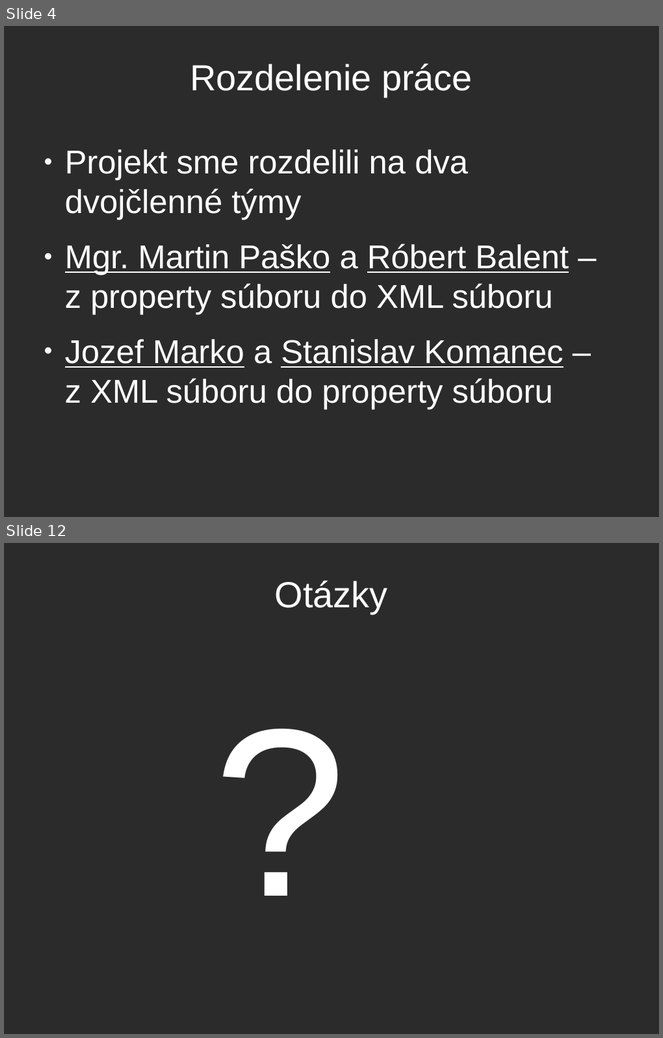
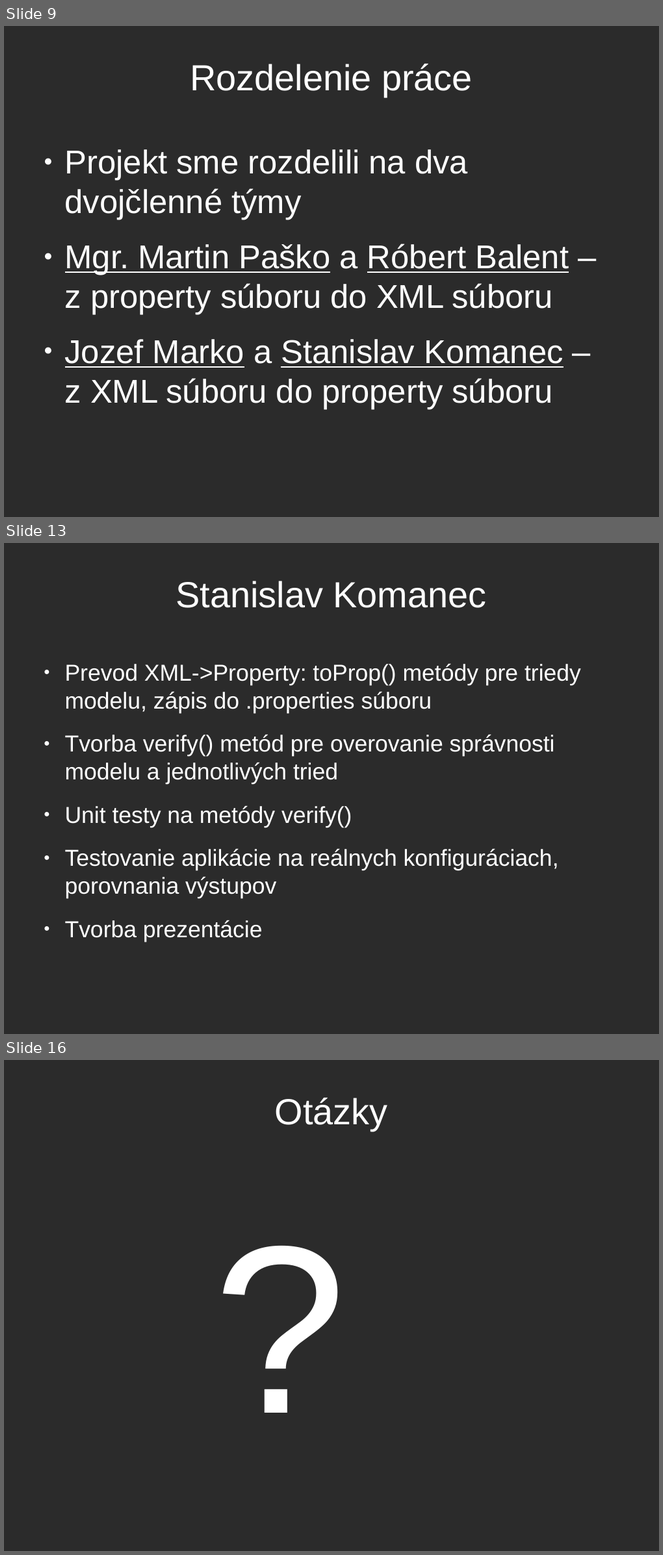
Before and after one commit to balent/Log4j-Convert-Configuration, a slide deck: prezentacia/log4j.odp. Shown one above the other, each under a label of ours: slides 4 and 12 before the commit, slides 9, 13 and 16 after it; the slides between them are not shown. The pictures are 663x1038 and 663x1555 pixels, drawn with LibreOffice and Linux fonts; fonts in the diff are those of the drawing; background and template pictures are left out; a plain dark background stands for a picture behind light text. Boxes give left, top, right and bottom in pixels: in the first picture for what was removed or moved away, otherwise in the second. Text is boxed around its words. In the diff, an @@ line names an element or a change of style, - is before the commit and + after.

```diff
--- a/prezentacia/log4j.odp
+++ b/prezentacia/log4j.odp
@@ slide 13 added at [4, 543, 659, 1034], background picture (left out) @@
@@ title added at [176, 581, 487, 608], 44 pt, text #FFFFFF @@
+Stanislav Komanec
@@ text added at [65, 663, 581, 942], 28 pt, text #FFFFFF @@
+● Prevod XML->Property: toProp() metódy pre triedy modelu, zápis do .properties súboru
+● Tvorba verify() metód pre overovanie správnosti modelu a jednotlivých tried
+● Unit testy na metódy verify()
+● Testovanie aplikácie na reálnych konfiguráciach, porovnania výstupov
+● Tvorba prezentácie
@@ what was slide 4 is now slide 9 @@
@@ what was slide 12 is now slide 16 @@
```
Also in this commit, not shown: 4 slides changed, 3 other slides added.
